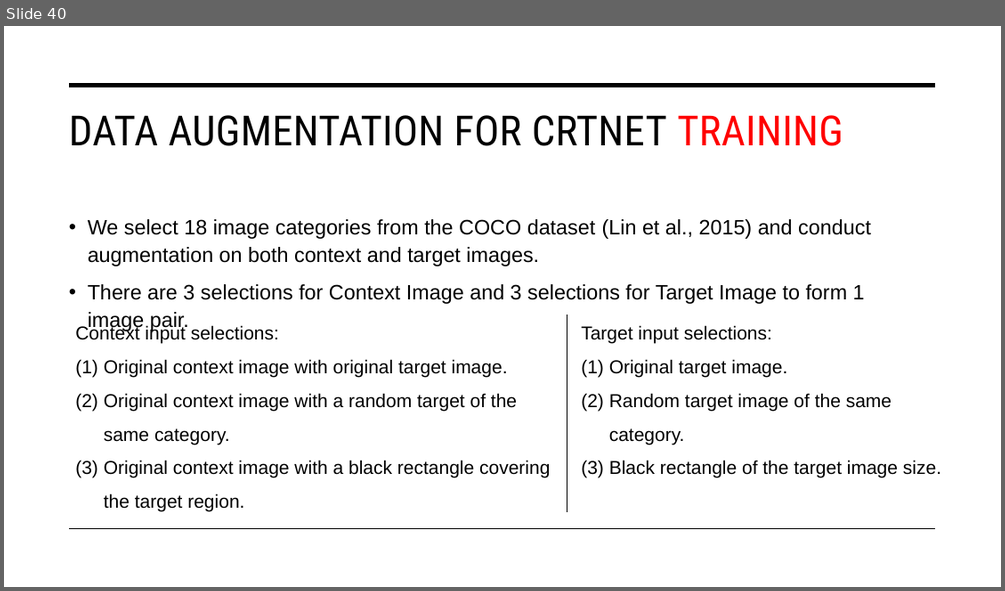
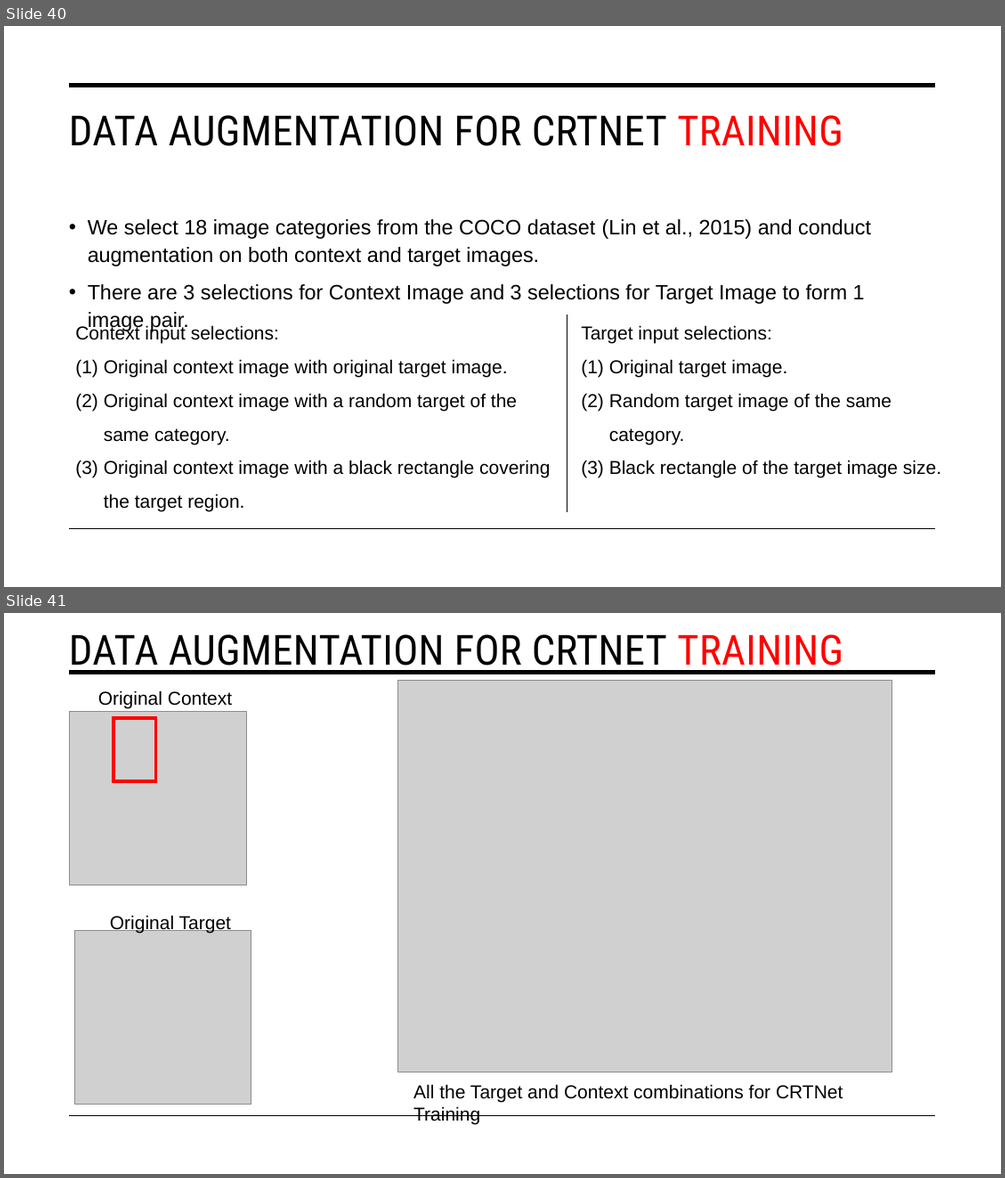
Before and after one commit to tuanisworkingonsomeprojects/TCT-visual-search, a slide deck: Presentation/FYP_NguyenTuan_Presentation.pptx. Shown one above the other, each under a label of ours: slide 40 before the commit, slides 40 and 41 after it. The pictures are 1005x591 and 1005x1178 pixels, drawn with LibreOffice and Linux fonts; fonts in the diff are those of the drawing; grey boxes stand for pictures. Boxes give left, top, right and bottom in pixels: in the first picture for what was removed or moved away, otherwise in the second. Text is boxed around its words. In the diff, an @@ line names an element or a change of style, - is before the commit and + after.

Commit message:
update slides

```diff
--- a/Presentation/FYP_NguyenTuan_Presentation.pptx
+++ b/Presentation/FYP_NguyenTuan_Presentation.pptx
@@ slide 41 added at [4, 613, 1001, 1174], background #FFFFFF; not listed: 2 template elements that a slide beside it also shows @@
@@ title added at [69, 634, 843, 674], 40 pt, text #000000 @@
+DATA AUGMENTATION FOR CRTNET TRAINING
@@ text added at [98, 690, 232, 709], 18 pt, text #000000 @@
+Original Context
@@ picture added at [397, 681, 891, 1071] @@
@@ picture added at [69, 712, 246, 885] @@
@@ rectangle added at [113, 718, 156, 782], outline #FF0000 3 pt @@
@@ picture added at [74, 930, 251, 1103] @@
@@ text added at [110, 915, 231, 933], 18 pt, text #000000 @@
+Original Target
@@ text added at [413, 1084, 842, 1125], 18 pt, text #000000 @@
+All the Target and Context combinations for CRTNet Training
```
Also in this commit, not shown: 1 slide removed, 1 other file.
